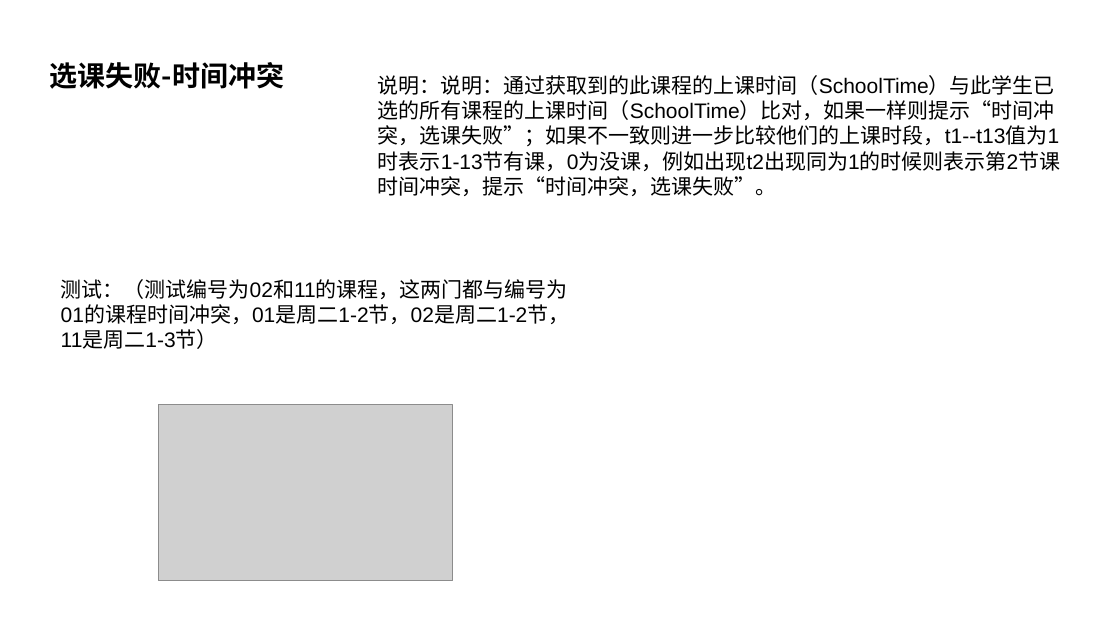
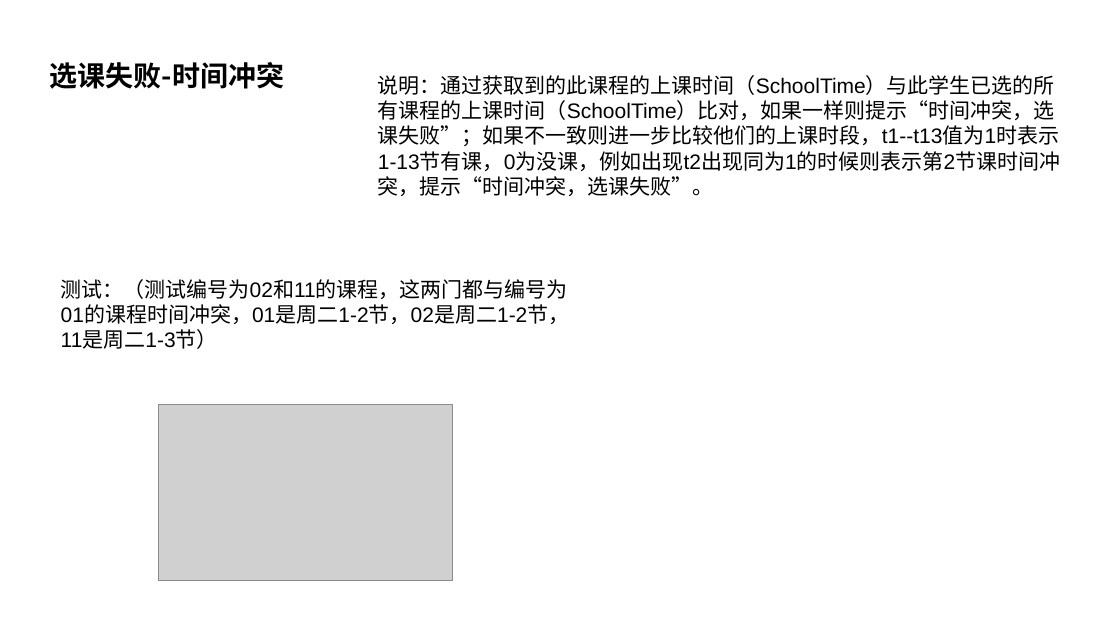
Before and after one commit to wudanwudan/selectclass, a slide deck: slide 21 of 文档和ppt/学生网上选课系统 - 学生端.pptx. Drawn at 1120x630 pixels with LibreOffice and Linux fonts; fonts in the diff are those of the drawing; grey boxes stand for pictures. Boxes give left, top, right and bottom in pixels: in the first picture for what was removed or moved away, otherwise in the second. Text is boxed around its words. In the diff, an @@ line names an element or a change of style, - is before the commit and + after.

```diff
--- a/文档和ppt/学生网上选课系统 - 学生端.pptx
+++ b/文档和ppt/学生网上选课系统 - 学生端.pptx
@@ text at (378, 75, 1061, 196): text changed @@
-说明：说明：通过获取到的此课程的上课时间（SchoolTime）与此学生已选的所有课程的上课时间（SchoolTime）比对，如果一样则提示“时间冲突，选课失败”；如果不一致则进一步比较他们的上课时段，t1--t13值为1时表示1-13节有课，0为没课，例如出现t2出现同为1的时候则表示第2节课时间冲突，提示“时间冲突，选课失败”。
+说明：通过获取到的此课程的上课时间（SchoolTime）与此学生已选的所有课程的上课时间（SchoolTime）比对，如果一样则提示“时间冲突，选课失败”；如果不一致则进一步比较他们的上课时段，t1--t13值为1时表示1-13节有课，0为没课，例如出现t2出现同为1的时候则表示第2节课时间冲突，提示“时间冲突，选课失败”。
```
Also in this commit, not shown: 1 other slide changed.
